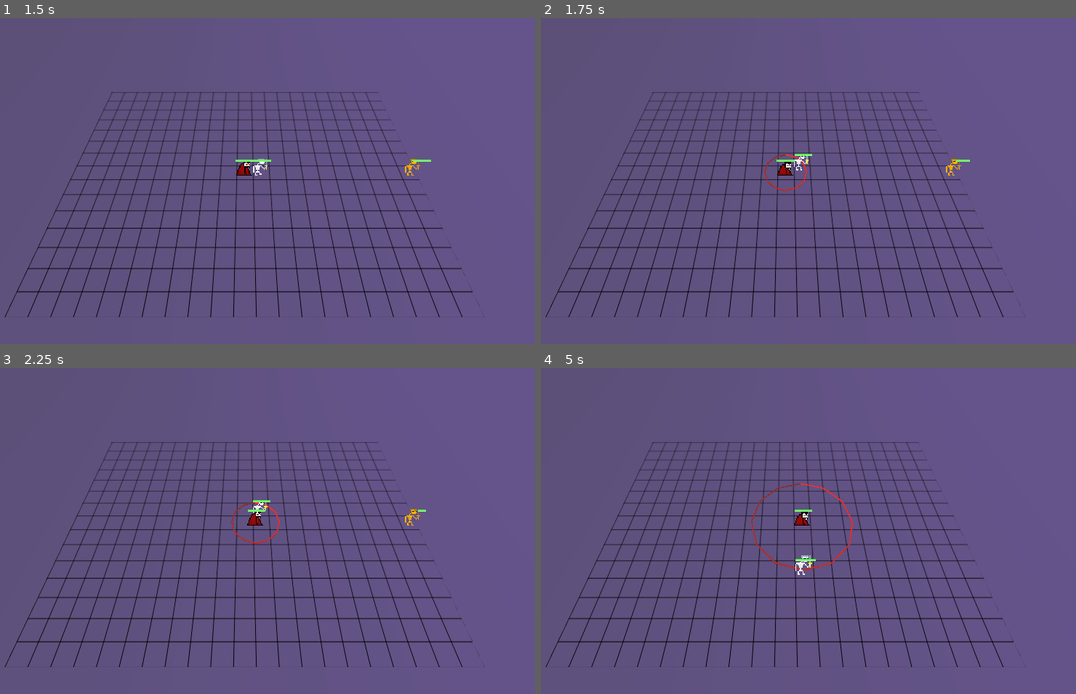
Above: before the commit, frames 1-4 (two rows, left to right).
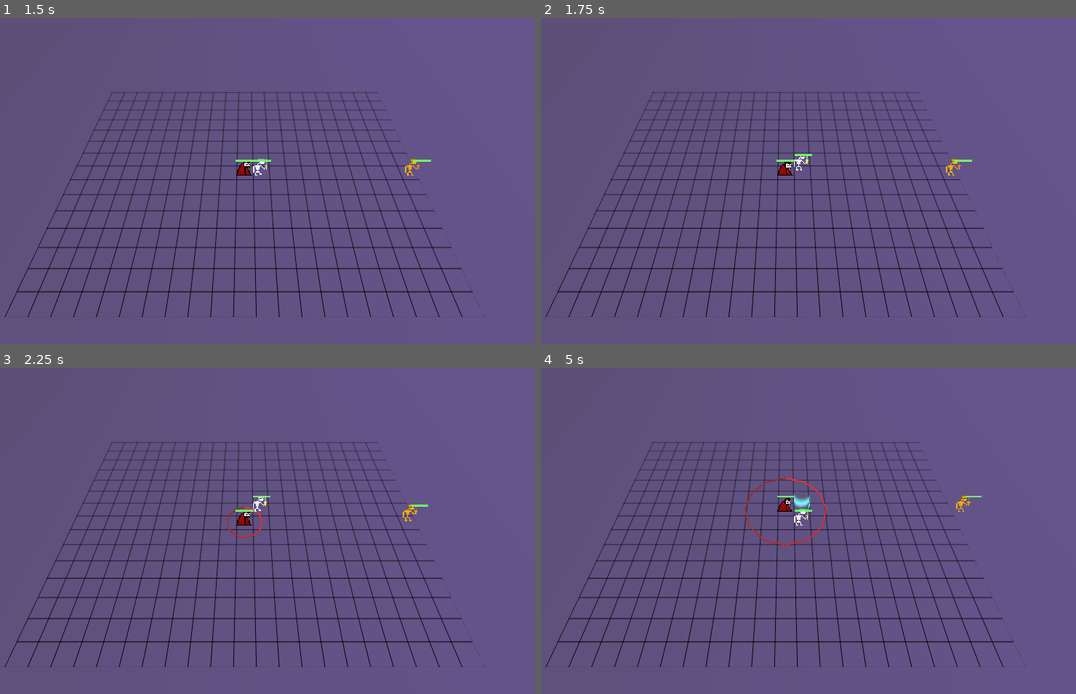
Above: after the commit, the same moments.

Repository: FlamingRat/ldjam55
Game: Godot game, scene res://levels/overworld.tscn
Two runs of this game, one before a commit and one after it. Both use one fixed random seed, a clock stepped at 60 frames per second and the inputs below.
Inputs:
- Up to frame 1 (1.5 s): tap Enter (ui_accept) at 0.5, 0.77 s; hold Right (ui_right) 0.53-1.28 s; tap E (end_turn) at 0.6, 1.35 s; hold Down (ui_down) from 1.28 s (still down)
- Up to frame 2 (1.75 s): keep holding Down (ui_down); tap Enter (ui_accept) at 1.52 s
- Up to frame 3 (2.25 s): release Down (ui_down) at 2.03 s; hold Right (ui_right) from 2.03 s (still down); tap E (end_turn) at 2.1 s
- Up to frame 4 (5 s): release Right (ui_right) at 2.78 s; hold Up (ui_up) 2.78-3.53 s; tap E (end_turn) at 2.85, 3.6, 4.35 s; tap Enter (ui_accept) at 3.02, 3.77, 4.52 s; hold Left (ui_left) from 3.53 s (still down)

Frame 1 is identical in both runs. In frame 2, 0.1% of the frame differs, in the area x 41-81%, y 41-54%; in frame 3, 0.5%; in frame 4, 0.8%, in the area x 38-83%, y 33-64%.

Commit message:
Fix hitbox detection and Skelvin behaviour

Diff:
--- a/common/attack_range.gd
+++ b/common/attack_range.gd
@@ -10,7 +10,7 @@
 func attack_any():
 	for area in get_overlapping_areas():
 		var body = area.get_parent()
-		if body == self:
+		if body == self or not (area is Hitbox):
 			continue
 
 		var alignment: Alignment = body.get_node('Alignment')
--- /dev/null
+++ b/common/hitbox.gd
@@ -0,0 +1,2 @@
+extends Area3D
+class_name Hitbox
--- /dev/null
+++ b/common/hitbox.tscn
@@ -0,0 +1,11 @@
+[gd_scene load_steps=3 format=3 uid="uid://j42lyhv85siv"]
+
+[ext_resource type="Script" path="res://common/hitbox.gd" id="1_4ii4y"]
+
+[sub_resource type="BoxShape3D" id="BoxShape3D_isdkp"]
+
+[node name="Hitbox" type="Area3D"]
+script = ExtResource("1_4ii4y")
+
+[node name="CollisionShape3D" type="CollisionShape3D" parent="."]
+shape = SubResource("BoxShape3D_isdkp")
--- a/enemies/badgy.tscn
+++ b/enemies/badgy.tscn
@@ -10,17 +10,16 @@
 [ext_resource type="PackedScene" uid="uid://b0dsum4kcwukr" path="res://common/health_bar.tscn" id="8_d4p1b"]
 [ext_resource type="Script" path="res://common/wander_movement.gd" id="9_rqgoq"]
 [ext_resource type="AnimationLibrary" uid="uid://c8p2e6fnke5r8" path="res://common/character_turns.res" id="10_gf6bf"]
+[ext_resource type="PackedScene" uid="uid://j42lyhv85siv" path="res://common/hitbox.tscn" id="11_57mp8"]
 
 [sub_resource type="SphereShape3D" id="SphereShape3D_6ve58"]
 radius = 8.0
 
-[sub_resource type="BoxShape3D" id="BoxShape3D_jljbj"]
-
-[sub_resource type="Animation" id="Animation_07qny"]
-resource_name = "idle"
+[sub_resource type="Animation" id="Animation_hkdjy"]
+length = 0.001
 tracks/0/type = "value"
 tracks/0/imported = false
-tracks/0/enabled = false
+tracks/0/enabled = true
 tracks/0/path = NodePath("Sprite3D:flip_h")
 tracks/0/interp = 1
 tracks/0/loop_wrap = true
@@ -43,11 +42,11 @@
 "values": [Vector3(1, 1, 1)]
 }
 
-[sub_resource type="Animation" id="Animation_hkdjy"]
-length = 0.001
+[sub_resource type="Animation" id="Animation_07qny"]
+resource_name = "idle"
 tracks/0/type = "value"
 tracks/0/imported = false
-tracks/0/enabled = true
+tracks/0/enabled = false
 tracks/0/path = NodePath("Sprite3D:flip_h")
 tracks/0/interp = 1
 tracks/0/loop_wrap = true
@@ -135,11 +134,6 @@
 max_health = 5
 current_health = 5
 
-[node name="Hitbox" type="Area3D" parent="."]
-
-[node name="CollisionShape3D" type="CollisionShape3D" parent="Hitbox"]
-shape = SubResource("BoxShape3D_jljbj")
-
 [node name="Alignment" type="Node" parent="."]
 script = ExtResource("7_didlj")
 faction = 1
@@ -172,5 +166,7 @@
 "character_turns": ExtResource("10_gf6bf")
 }
 
+[node name="Hitbox" parent="." instance=ExtResource("11_57mp8")]
+
 [connection signal="on_turn" from="CharacterTurnListener" to="." method="_on_character_turn_listener_on_turn"]
 [connection signal="health_depleted" from="Health" to="." method="_on_health_health_depleted"]
--- a/summons/skelvin.gd
+++ b/summons/skelvin.gd
@@ -10,6 +10,7 @@
 	var attack_success = attack_range.attack_any()
 	if attack_success:
 		GlobalEvents.end_turn()
+		return
 
 	movement.rand()
 	GlobalEvents.end_turn()
--- a/summons/skelvin.tscn
+++ b/summons/skelvin.tscn
@@ -8,6 +8,7 @@
 [ext_resource type="Script" path="res://common/character_movement_controller.gd" id="5_rnxha"]
 [ext_resource type="Script" path="res://common/health.gd" id="7_bempt"]
 [ext_resource type="PackedScene" uid="uid://dvapfrkrrhhyn" path="res://common/attack_range.tscn" id="8_sf5pn"]
+[ext_resource type="PackedScene" uid="uid://j42lyhv85siv" path="res://common/hitbox.tscn" id="8_xw1il"]
 [ext_resource type="Script" path="res://common/alignment.gd" id="9_3p48q"]
 [ext_resource type="PackedScene" uid="uid://b0dsum4kcwukr" path="res://common/health_bar.tscn" id="10_fedya"]
 [ext_resource type="Script" path="res://common/wander_movement.gd" id="11_rmct2"]
@@ -62,8 +63,6 @@
 "idle": SubResource("Animation_1vptp")
 }
 
-[sub_resource type="BoxShape3D" id="BoxShape3D_isdkp"]
-
 [node name="Skelvin" type="Node3D"]
 script = ExtResource("1_fve1f")
 
@@ -109,10 +108,7 @@
 max_health = 5
 current_health = 5
 
-[node name="Hitbox" type="Area3D" parent="."]
-
-[node name="CollisionShape3D" type="CollisionShape3D" parent="Hitbox"]
-shape = SubResource("BoxShape3D_isdkp")
+[node name="Hitbox" parent="." instance=ExtResource("8_xw1il")]
 
 [node name="AttackRange" parent="." instance=ExtResource("8_sf5pn")]
 attack_damage = 3
